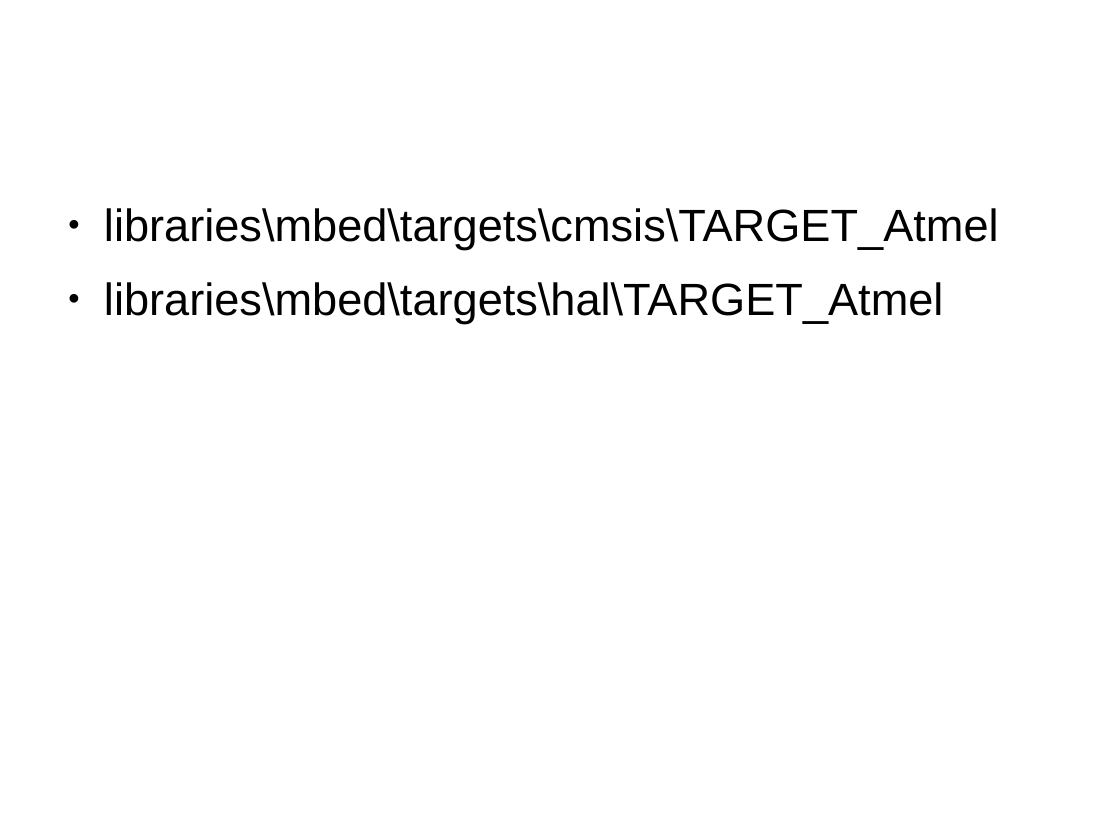
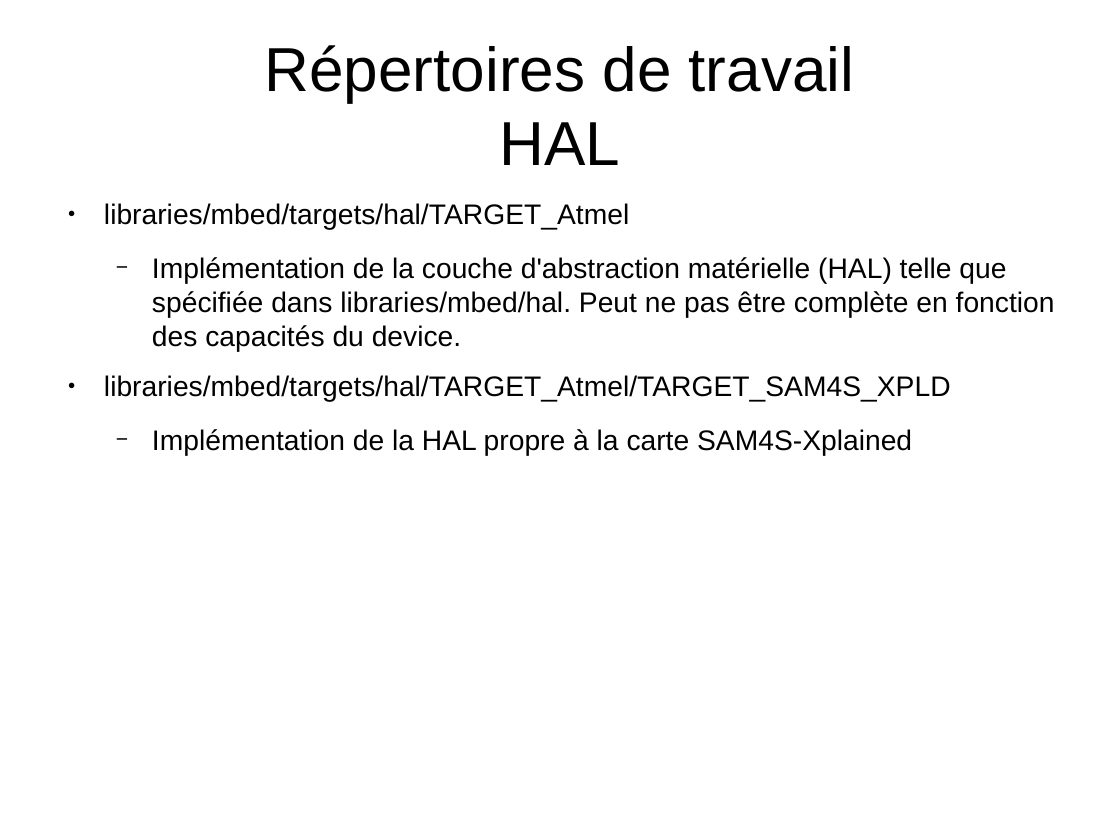
Before and after one commit to LabAixBidouille/EmbeddedTeam, a slide deck: slide 14 of how-to/how-to contribute to mbed.odp. Drawn at 1120x840 pixels with LibreOffice and Linux fonts; fonts in the diff are those of the drawing. Boxes give left, top, right and bottom in pixels: in the first picture for what was removed or moved away, otherwise in the second. Text is boxed around its words. In the diff, an @@ line names an element or a change of style, - is before the commit and + after.

Commit message:
[ET] Updating mbed how-to

```diff
--- a/how-to/how-to contribute to mbed.odp
+++ b/how-to/how-to contribute to mbed.odp
@@ title added at bbox=[265, 45, 854, 165], 44 pt, text #000000 @@
+Répertoires de travail
+HAL
@@ text at bbox=[104, 203, 1055, 456]: text changed; size 32 to 20 pt @@
-● libraries\mbed\targets\cmsis\TARGET_Atmel
-● libraries\mbed\targets\hal\TARGET_Atmel
+● libraries/mbed/targets/hal/TARGET_Atmel
+  − Implémentation de la couche d'abstraction matérielle (HAL) telle que spécifiée dans libraries/mbed/hal. Peut ne pas être complète en fonction des capacités du device.
+● libraries/mbed/targets/hal/TARGET_Atmel/TARGET_SAM4S_XPLD
+  − Implémentation de la HAL propre à la carte SAM4S-Xplained
```
Also in this commit, not shown: 5 other slides changed, 2 slides added.
